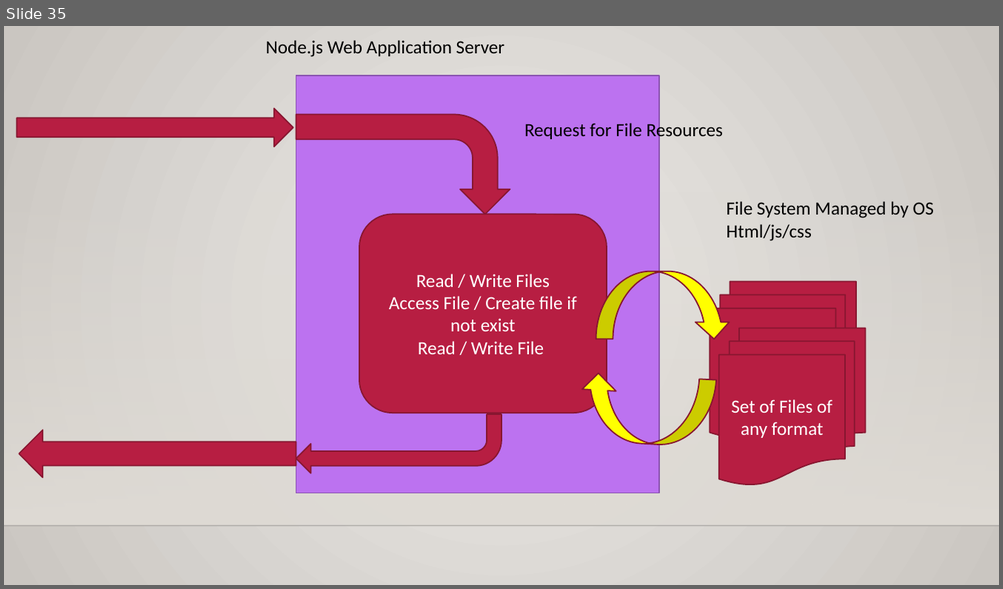
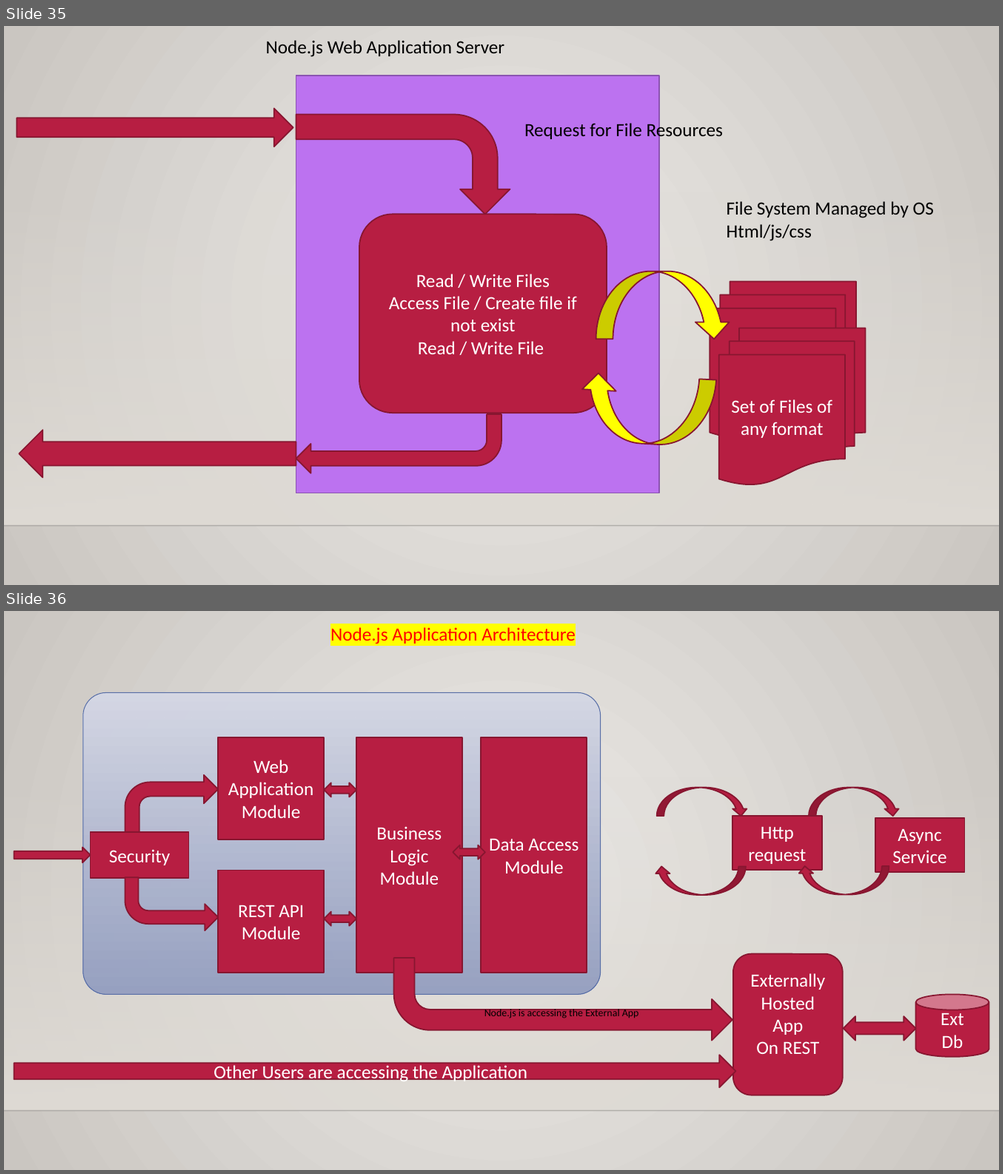
Before and after one commit to maheshsabnis/blazejan2021, a slide deck: Training_Notes_PPTs.pptx. Shown one above the other, each under a label of ours: slide 35 before the commit, slides 35 and 36 after it. The pictures are 1003x589 and 1003x1174 pixels, drawn with LibreOffice and Linux fonts; fonts in the diff are those of the drawing; background and template pictures are left out. Boxes give left, top, right and bottom in pixels: in the first picture for what was removed or moved away, otherwise in the second. Text is boxed around its words. In the diff, an @@ line names an element or a change of style, - is before the commit and + after.

```diff
--- a/Training_Notes_PPTs.pptx
+++ b/Training_Notes_PPTs.pptx
@@ slide 36 added at (4,611,999,1170), background gradient #ECEAE7 to #CAC7C1; not listed: 2 template elements that a slide beside it also shows @@
@@ text added at (330,627,575,644), 18 pt, text #FF0000 @@
+Node.js Application Architecture
@@ rounded rectangle added at (83,693,600,995), fill gradient #D6D9E5 to #929DC0, outline #586EA6 0.75 pt @@
@@ rectangle added at (218,737,324,840), fill #B71E42, outline #871631 1.25 pt, 18 pt, text #FFFFFF @@
+Web Application Module
@@ rectangle added at (356,738,462,973), fill #B71E42, outline #871631 1.25 pt, 18 pt, text #FFFFFF @@
+Business Logic
+Module
@@ rectangle added at (481,738,586,973), fill #B71E42, outline #871631 1.25 pt, 18 pt, text #FFFFFF @@
+Data Access
+Module
@@ bent arrow added at (125,775,218,832), fill #B71E42, outline #871631 1.25 pt @@
@@ left right arrow added at (324,783,356,797), fill #B71E42, outline #871631 1.25 pt @@
@@ curved down arrow added at (657,788,748,816), fill #B71E42, outline #871631 1.25 pt @@
@@ curved down arrow added at (808,788,899,816), fill #B71E42, outline #871631 1.25 pt @@
@@ rectangle added at (91,832,189,878), fill #B71E42, outline #871631 1.25 pt, 18 pt, text #FFFFFF @@
+Security
@@ rectangle added at (732,816,822,871), fill #B71E42, outline #871631 1.25 pt, 18 pt, text #FFFFFF @@
+Http
+request
@@ rectangle added at (875,818,965,873), fill #B71E42, outline #871631 1.25 pt, 18 pt, text #FFFFFF @@
+Async
+Service
@@ right arrow added at (14,848,90,863), fill #B71E42, outline #871631 1.25 pt @@
@@ left right arrow added at (452,846,484,860), fill #B71E42, outline #871631 1.25 pt @@
@@ rectangle added at (218,871,324,973), fill #B71E42, outline #871631 1.25 pt, 18 pt, text #FFFFFF @@
+REST API Module
@@ curved down arrow added at (654,867,745,895), fill #B71E42, outline #871631 1.25 pt @@
@@ curved down arrow added at (798,866,889,894), fill #B71E42, outline #871631 1.25 pt @@
@@ bent arrow added at (125,877,218,931), fill #B71E42, outline #871631 1.25 pt @@
@@ left right arrow added at (324,911,356,925), fill #B71E42, outline #871631 1.25 pt @@
@@ bent arrow added at (393,958,732,1041), fill #B71E42, outline #871631 1.25 pt @@
@@ rounded rectangle added at (733,954,842,1096), fill #B71E42, outline #871631 1.25 pt, 18 pt, text #FFFFFF @@
+Externally
+Hosted App
+On REST
@@ text added at (484,1008,639,1019), 10 pt, text #000000 @@
+Node.js is accessing the External App
@@ cylinder added at (916,994,989,1057), fill #B71E42, outline #871631 1.25 pt, 18 pt, text #FFFFFF @@
+Ext
+Db
@@ left right arrow added at (843,1017,916,1041), fill #B71E42, outline #871631 1.25 pt @@
@@ right arrow added at (14,1055,735,1088), fill #B71E42, outline #871631 1.25 pt, 18 pt, text #FFFFFF @@
+Other Users are accessing the Application
```
Also in this commit, not shown: 10 other files.
